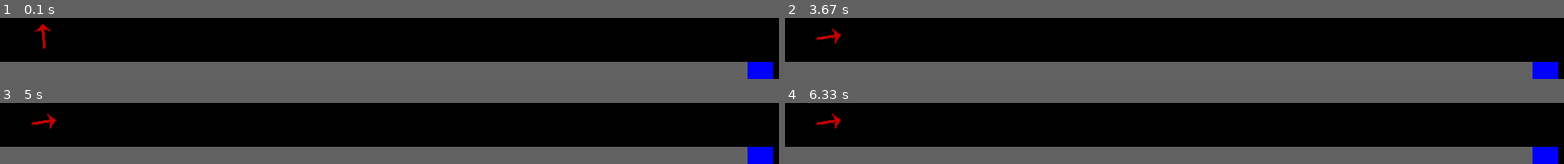
Above: before the commit, frames 1-4 (two rows, left to right).
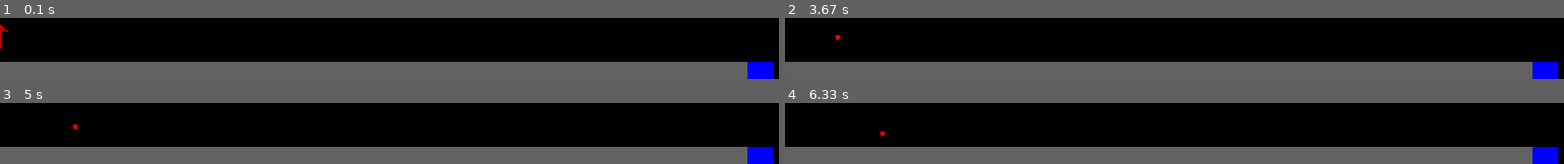
Above: after the commit, the same moments.

Repository: emaxwell14/Python
Game: pygame game, started from GolfPyGame/golfpygame/main.py
The game is run twice, just before and just after one commit, with the same random seed, the same clock (stepped at 60 frames per second) and the same inputs.
Inputs (mouse positions are in pixels of both pictures, inside the frame that each line leads up to):
- Up to frame 1 (0.1 s): no input
- Up to frame 2 (3.67 s): press the mouse at (outside the picture) at 0.37 s; move the mouse to (outside the picture) at 0.47 s; release the mouse at (outside the picture) at 0.6 s
- Up to frame 3 (5 s): no input
- Up to frame 4 (6.33 s): no input

The runs differ from the first frame. In frame 1, 0.4% of the frame differs, in the area x 0-7%, y 9-52%; in frame 2, 0.3%; in frame 3, 0.3%; in frame 4, 0.3%.

Commit message:
Multiple shots
Ball and arrow no longer reset.
Commented code.
Added rough exit of application

Diff:
--- a/GolfPyGame/golfpygame/main.py
+++ b/GolfPyGame/golfpygame/main.py
@@ -51,7 +51,7 @@
             if block.colliderect(player_rect):
                 return_y = block.y - block.height + 1
         return return_y
-    # Unused
+
     def at_goal(self, player_rect):
         '''return true if the player is currently in contact with the goal. False otherwise'''
         for block in self.goals:
@@ -74,6 +74,7 @@
                 return_y = True
         return return_y
 
+
 class Aimer(pygame.sprite.Sprite):
     def __init__(self):
         pygame.sprite.Sprite.__init__(self)
@@ -87,8 +88,9 @@
         # TODO Place centre on ball, not centre of image
         rect = rotimage.get_rect(center=(ball_x, ball_y))
         screen.blit(rotimage,rect)
-
+    # Not used. set in rotate method
     def setposition(self, x_coord, y_coord):
+        print("in set pos")
         self.rect.x = x_coord
         self.rect.y = y_coord
 
@@ -100,7 +102,7 @@
 
 # Util Methods
 
-# Unused
+# Unused - old
 def getmaxdistance(power, angle_radians):
     a = math.pow (power, 2)
     b = math.sin(2 * angle_radians)
@@ -108,6 +110,8 @@
 
     return (a * b) / c
 
+''' Gets maximum distance ball can travel. THis is used to see how far the
+    ball has travelled on each iteration. The start_height is not used yet '''
 def getmaxdistance_variableheight(power, angle_radians):
     a = power * math.cos(angle_radians)
     b = power * math.sin(angle_radians)
@@ -115,8 +119,9 @@
 
     return (a / accel_gravity) * (b + math.sqrt(math.pow(b, 2) + c))
 
-
-def getposition(x_coord, angle_radians, power):
+''' Based on the ball's x value and the angle and power of the hit,
+    the y value is attained '''
+def get_ball_height(x_coord, angle_radians, power):
     a = x_coord * math.tan(angle_radians)
     b = accel_gravity * math.pow(x_coord, 2)
     c = 2 * math.pow(power * math.cos(angle_radians), 2)
@@ -125,6 +130,7 @@
 
 
 # OPTIONS
+# World optionss
 level=[
 	"                              ",
 	"                              ",
@@ -149,7 +155,7 @@
 asurf = pygame.transform.scale(asurf, (30, 50))
 
 
-# Init game
+# Game options
 pygame.init()
 screen_size_x = 1000
 screen_size_y = 500
@@ -157,75 +163,98 @@
 window = pygame.display.set_mode((screen_size_x,screen_size_y))
 screen = pygame.display.get_surface()
 
-# Init distances
-offset_x = 50
-offset_y = 450
-power = 70
-angle = 80
+# Maths options
 intervals = 200
 accel_gravity = 9.807
-angle_radians = math.radians(angle)
+
+interval_multiplier = 1
+
+#need to refactor to remove these
 start_height = 0
-
-max_distance = getmaxdistance_variableheight(power, angle_radians)
-x_interval = max_distance / intervals
+current_x = 0
+offset_y = 450
+
+#power = 70
+#angle = 80
+#angle_radians = math.radians(angle)
+
 
 # Init obects
 clock = pygame.time.Clock()
 ball = Ball()
 ball_plain = pygame.sprite.RenderPlain(ball)
-world = World(level, 30, platform_colour,goal_colour )
-
+world = World(level, 30, platform_colour,goal_colour)
 arrow = Aimer()
-arrow.setposition(offset_x, offset_y)
 
 aiming_mode = True
-interval_multiplier = 1
-
-# GAME LOOP
-while True:
-    # Init loop vars
+# GAME LOOP - Continues until ball hits goal block
+while not world.at_goal(ball.rect):
+    # Reset screen on every loop
     screen.fill((0,0,0))
 
+    # Look for click events
     for event in pygame.event.get():
+        # User closes window
         if event.type == QUIT:
             pygame.quit()
             sys.exit()
-        elif event.type == pygame.MOUSEBUTTONDOWN:
-            start = time.perf_counter()
-
+
+        # If in aiming mode, check mouse clicks
         if aiming_mode:
-            if event.type == pygame.MOUSEBUTTONUP:
-                # Setting power based on time
+            # Stopping timer on mouse up to measure power
+            if event.type == pygame.MOUSEBUTTONDOWN:
+                start = time.perf_counter()
+
+            # On mouse up, need to set up ball movement
+            elif event.type == pygame.MOUSEBUTTONUP:
+                # Stopping timer on mouse up to measure power
                 end = time.perf_counter()
                 elapsed = end - start
                 power = elapsed * 200
 
                 #using absolute value to set angle of aimer
                 pos = pygame.mouse.get_pos()
-                angle = math.fabs(math.atan2(pos[1]-offset_y,pos[0]-offset_x)*180/math.pi)
+                angle = math.fabs(math.atan2(pos[1]-offset_y,pos[0]-current_x)*180/math.pi)
                 angle_radians = math.radians(angle)
 
                 # Stopping aiming arrow from showing
                 aiming_mode = False
 
                 # Resetting values for new shot
+                ball_rest_position = current_x
                 interval_multiplier = 1
+                max_distance = getmaxdistance_variableheight(power, angle_radians)
+                x_interval = max_distance / intervals
 
     # Set aimer position
     if aiming_mode:
-        arrow.rotate_with_mouse(offset_x, offset_y)
+        arrow.rotate_with_mouse(current_x, offset_y)
+
 
     # Set ball position
     if not aiming_mode:
-        current_x = interval_multiplier * x_interval
-        current_y = offset_y - getposition(current_x, angle_radians, power)
-
+        # Current x is the previous ball position plus the interval by the multiplier
+        current_x = interval_multiplier * x_interval + ball_rest_position
+        # Current y is related to the place where the ball started on this hit rather than the overall screen
+        # So the ball rest position needs to be taken from the current x position.
+        current_y = offset_y - get_ball_height(current_x - ball_rest_position, angle_radians, power)
+
+        # Increase interval to set next x value of ball
+        interval_multiplier = interval_multiplier + 1
+
+        # Set the position of the ball and draw it to the screen
         ball.setposition(current_x, current_y)
         ball_plain.draw(screen)
 
+        # When ball hits surface, show arror again
         aiming_mode = world.ball_collided(ball.rect)
-        interval_multiplier = interval_multiplier + 1
-
+
+    # Update world and screen on each loop
     world.update(screen)
     pygame.display.update()
+
+# Need to update this
+var = input("You Win. Enter any key to exit")
+if (var != "y"):
+    pygame.quit()
+    sys.exit()
